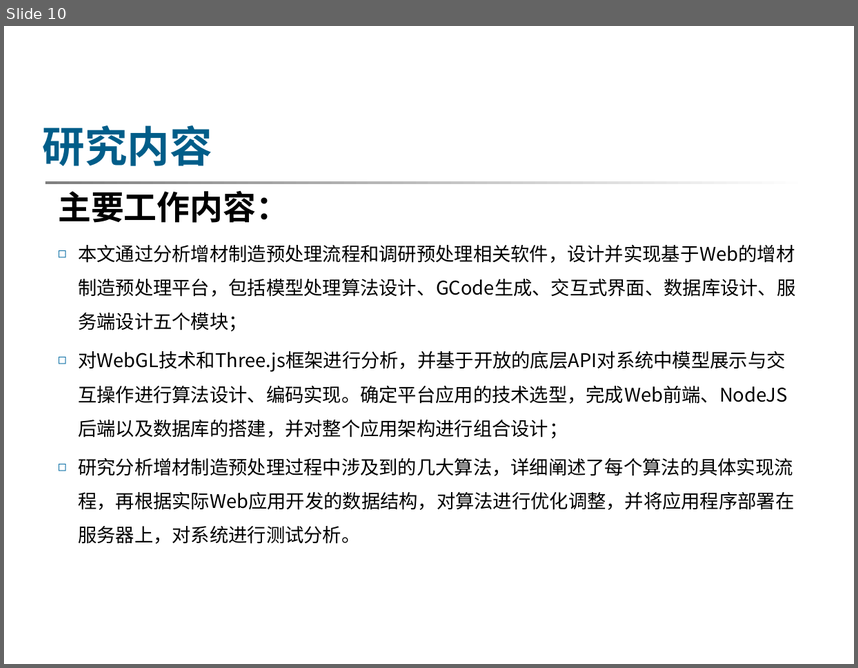
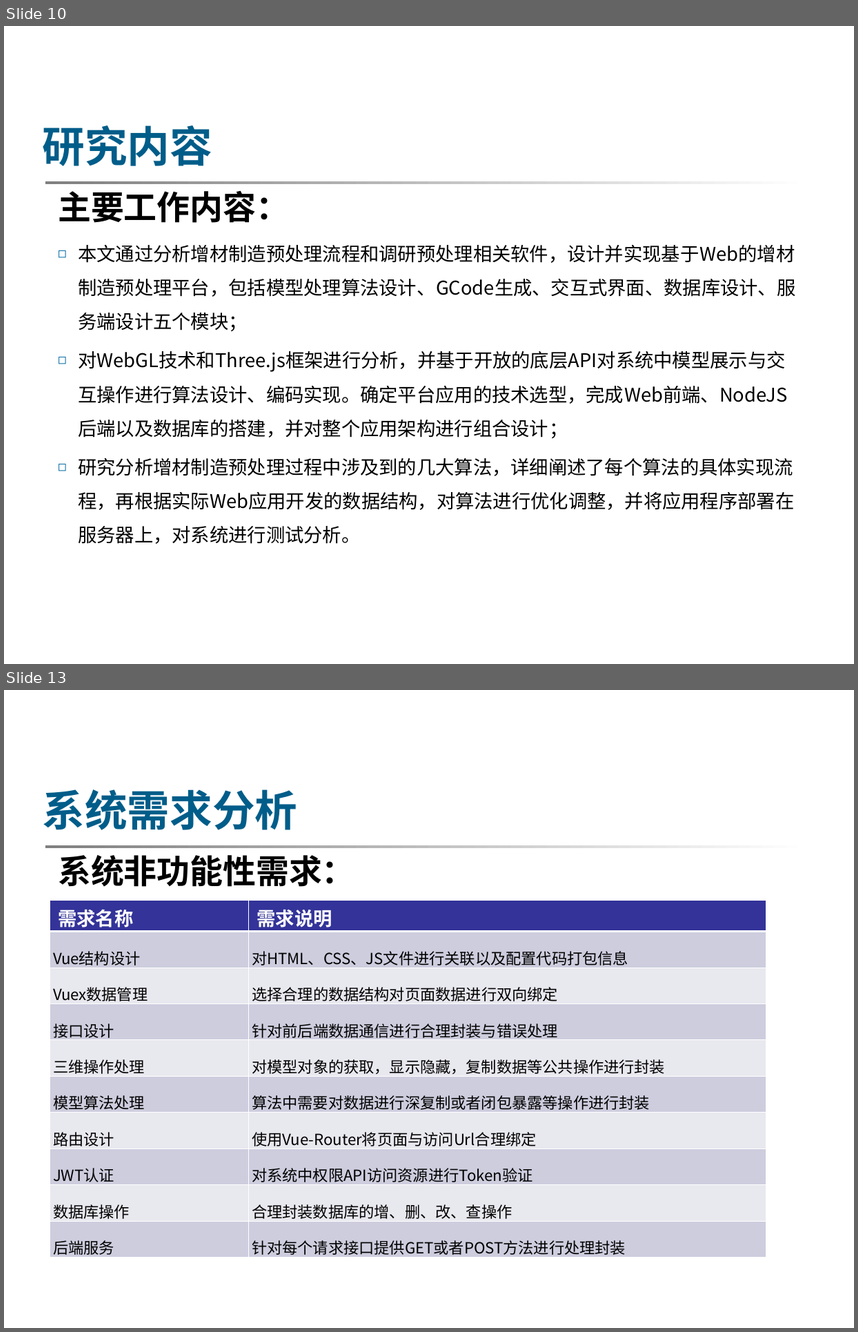
Before and after one commit to WutBottle/2021dissertation, a slide deck: 硕士论文答辩-张鹏.ppt. Shown one above the other, each under a label of ours: slide 10 before the commit, slides 10 and 13 after it; the slides between them are not shown. The pictures are 858x668 and 858x1332 pixels, drawn with LibreOffice and Linux fonts; fonts in the diff are those of the drawing; background and template pictures are left out. Boxes give left, top, right and bottom in pixels: in the first picture for what was removed or moved away, otherwise in the second. Text is boxed around its words. In the diff, an @@ line names an element or a change of style, - is before the commit and + after.

```diff
--- a/硕士论文答辩-张鹏.ppt
+++ b/硕士论文答辩-张鹏.ppt
@@ slide 13 added at bbox=[4, 690, 854, 1328], background picture (left out); not listed: 1 template element that a slide beside it also shows @@
@@ text added at bbox=[43, 789, 298, 830], 36 pt, text #005D89, bold @@
+系统需求分析
@@ text added at bbox=[58, 855, 355, 887], 28 pt, text #000000, bold @@
+系统非功能性需求：
@@ table added at bbox=[50, 900, 766, 1260], 10 rows, 2 columns @@
+需求名称 | 需求说明
+Vue结构设计 | 对HTML、CSS、JS文件进行关联以及配置代码打包信息
+Vuex数据管理 | 选择合理的数据结构对页面数据进行双向绑定
+接口设计 | 针对前后端数据通信进行合理封装与错误处理
+三维操作处理 | 对模型对象的获取，显示隐藏，复制数据等公共操作进行封装
+模型算法处理 | 算法中需要对数据进行深复制或者闭包暴露等操作进行封装
+路由设计 | 使用Vue-Router将页面与访问Url合理绑定
+JWT认证 | 对系统中权限API访问资源进行Token验证
+数据库操作 | 合理封装数据库的增、删、改、查操作
+后端服务 | 针对每个请求接口提供GET或者POST方法进行处理封装
```
Also in this commit, not shown: 1 slide changed, 15 other slides added, 2 other files.
